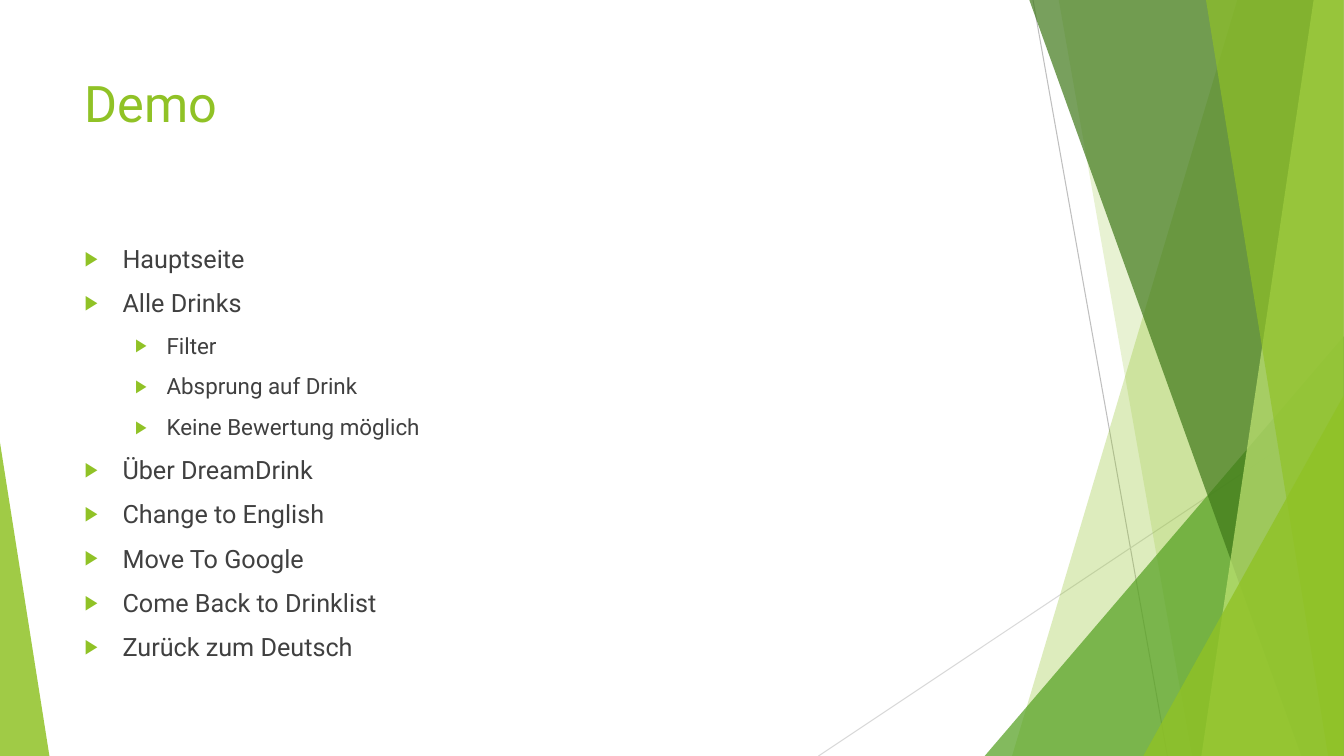
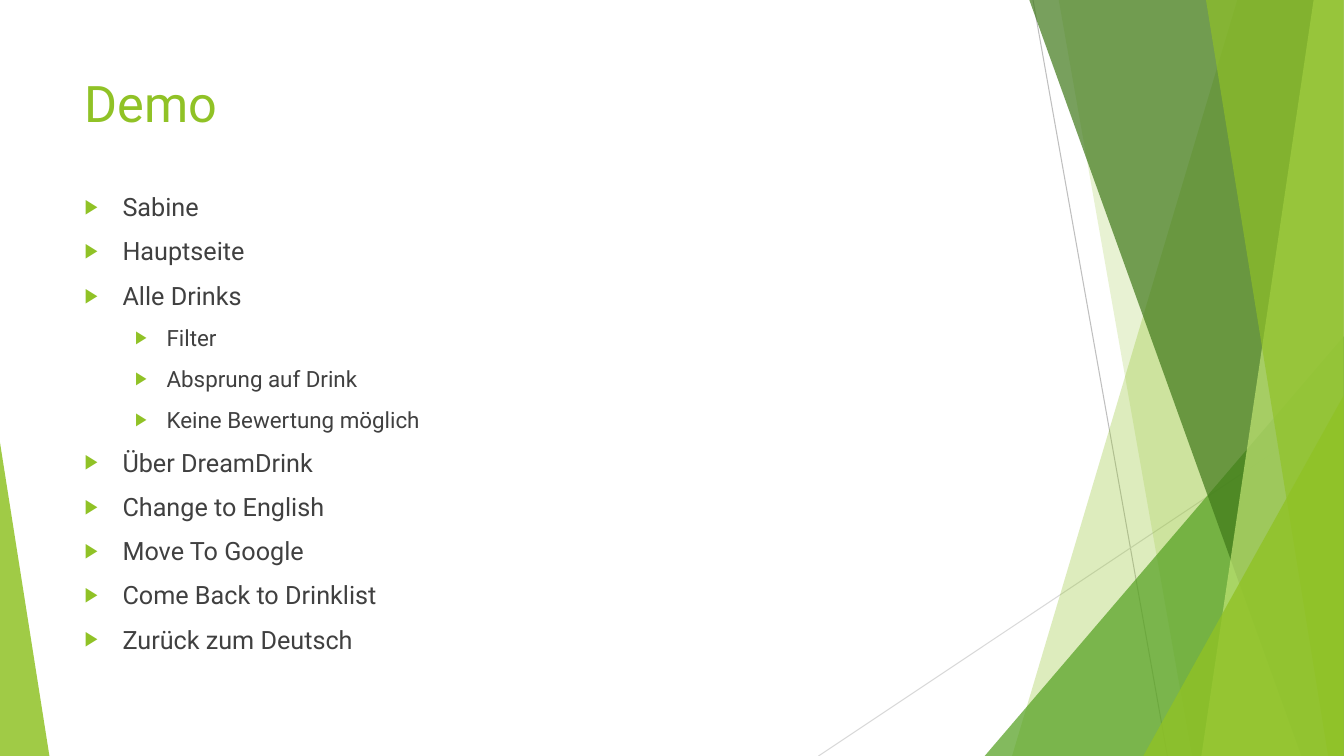
Before and after one commit to SoullessStone/Webmodul_DreamDrink, a slide deck: slide 5 of aufgaben/Präsentation.pptx (slide 3 before the commit). Drawn at 1344x756 pixels with LibreOffice and Linux fonts; fonts in the diff are those of the drawing. Boxes give left, top, right and bottom in pixels: in the first picture for what was removed or moved away, otherwise in the second. Text is boxed around its words. In the diff, an @@ line names an element or a change of style, - is before the commit and + after.

```diff
--- a/aufgaben/Präsentation.pptx
+++ b/aufgaben/Präsentation.pptx
@@ text "Sabine" moved from (x1=123, y1=250, x2=420, y2=657) to (x1=123, y1=197, x2=420, y2=650) @@
@@ text at (x1=123, y1=197, x2=199, y2=217): paragraph added @@
+▶ Sabine
```
Also in this commit, not shown: 1 other slide changed.
